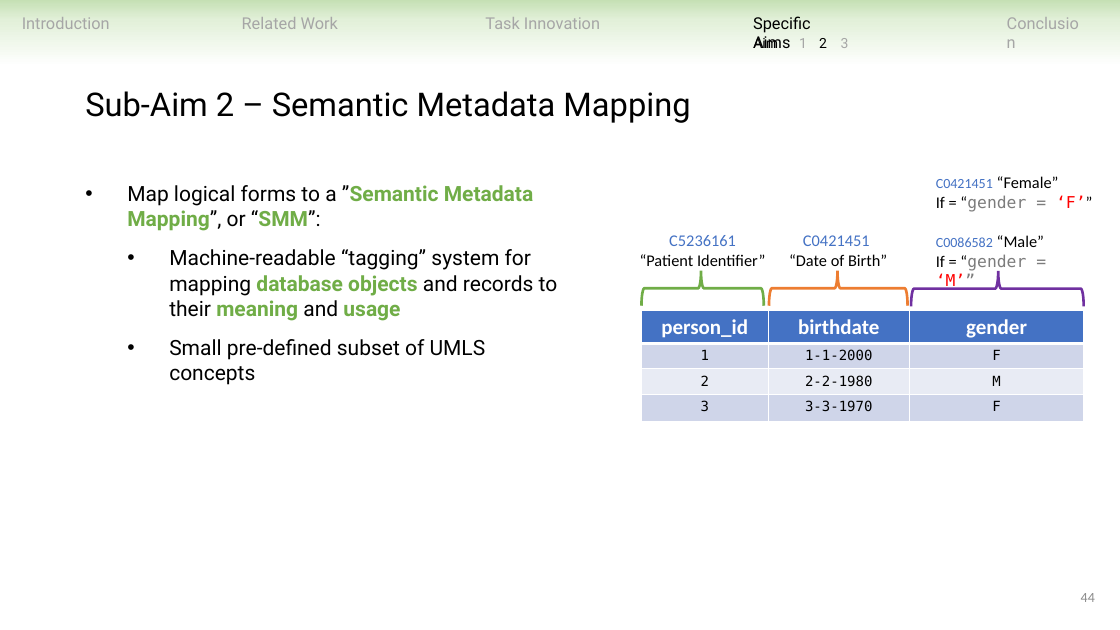
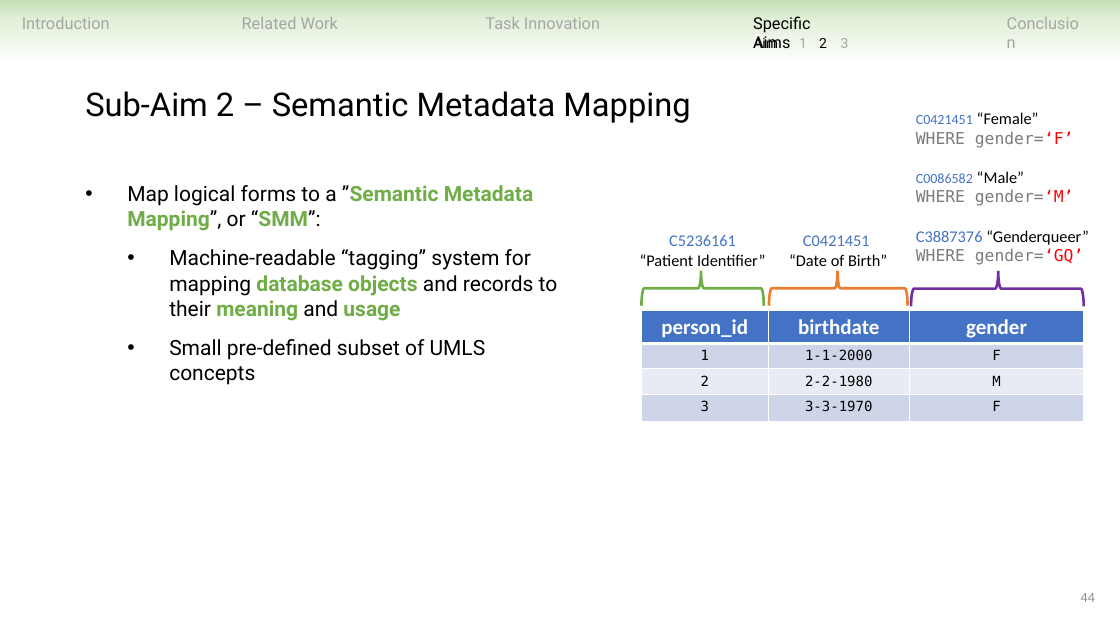
Before and after one commit to ndobb/dissertation, a slide deck: slide 44 of 4_general_exam/presentation/nic_dobbins_general_exam.pptx. Drawn at 1120x630 pixels with LibreOffice and Linux fonts; fonts in the diff are those of the drawing. Boxes give left, top, right and bottom in pixels: in the first picture for what was removed or moved away, otherwise in the second. Text is boxed around its words. In the diff, an @@ line names an element or a change of style, - is before the commit and + after.

```diff
--- a/4_general_exam/presentation/nic_dobbins_general_exam.pptx
+++ b/4_general_exam/presentation/nic_dobbins_general_exam.pptx
@@ text "C0421451 “Female”": place and size @@
-text "C0421451 “Female”" at (936,176,1092,290)
+text "C0421451 “Female”" at (916,112,1089,265)
@@ text at (916,131,1074,148): text changed @@
-If = “gender = ‘F’”
+WHERE gender=‘F’
@@ text at (916,189,1089,265): text changed @@
-If = “gender = ‘M’”
+WHERE gender=‘M’
+C3887376 “Genderqueer”
+WHERE gender=‘GQ’
```
Also in this commit, not shown: 19 other slides changed, 1 slide removed.
